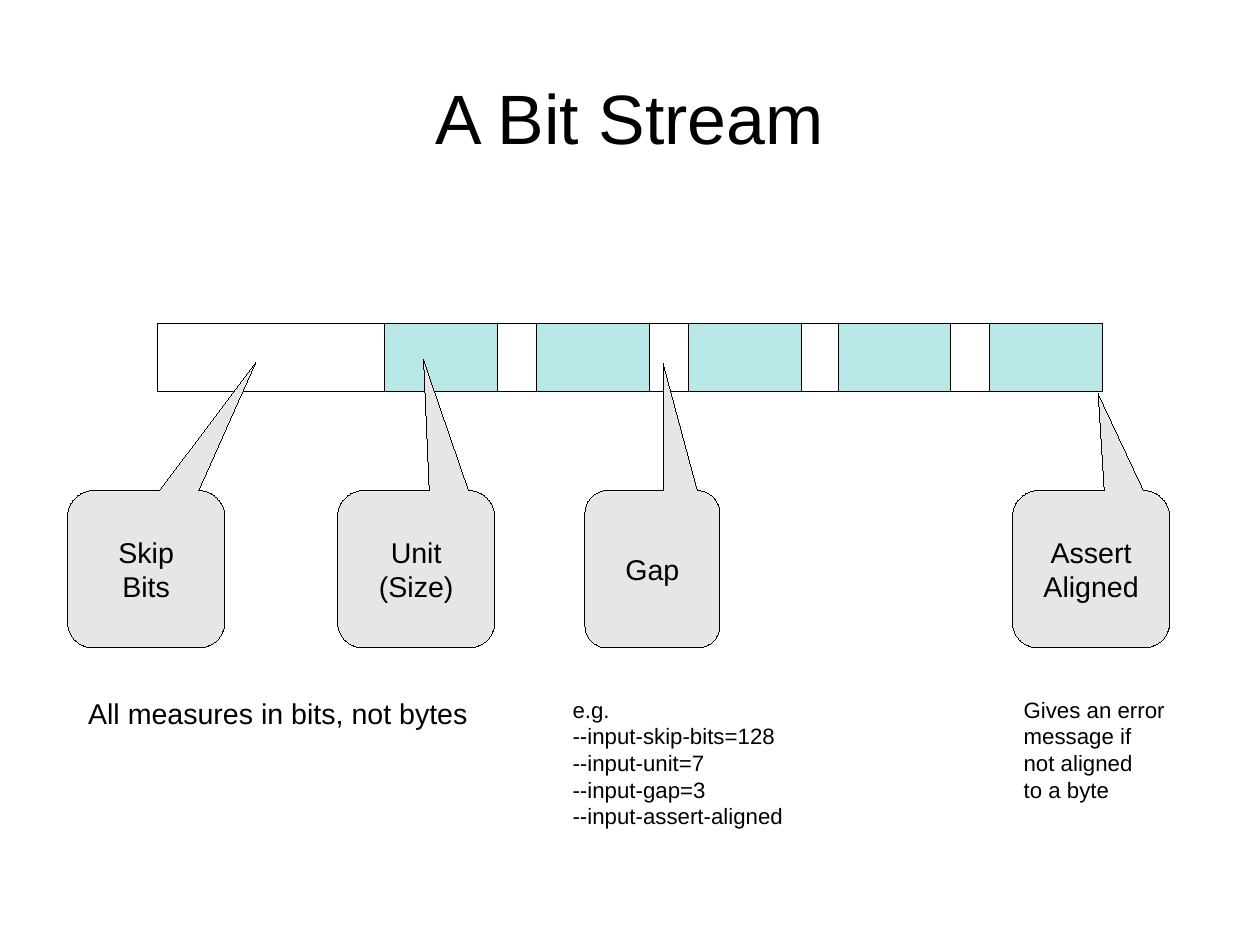
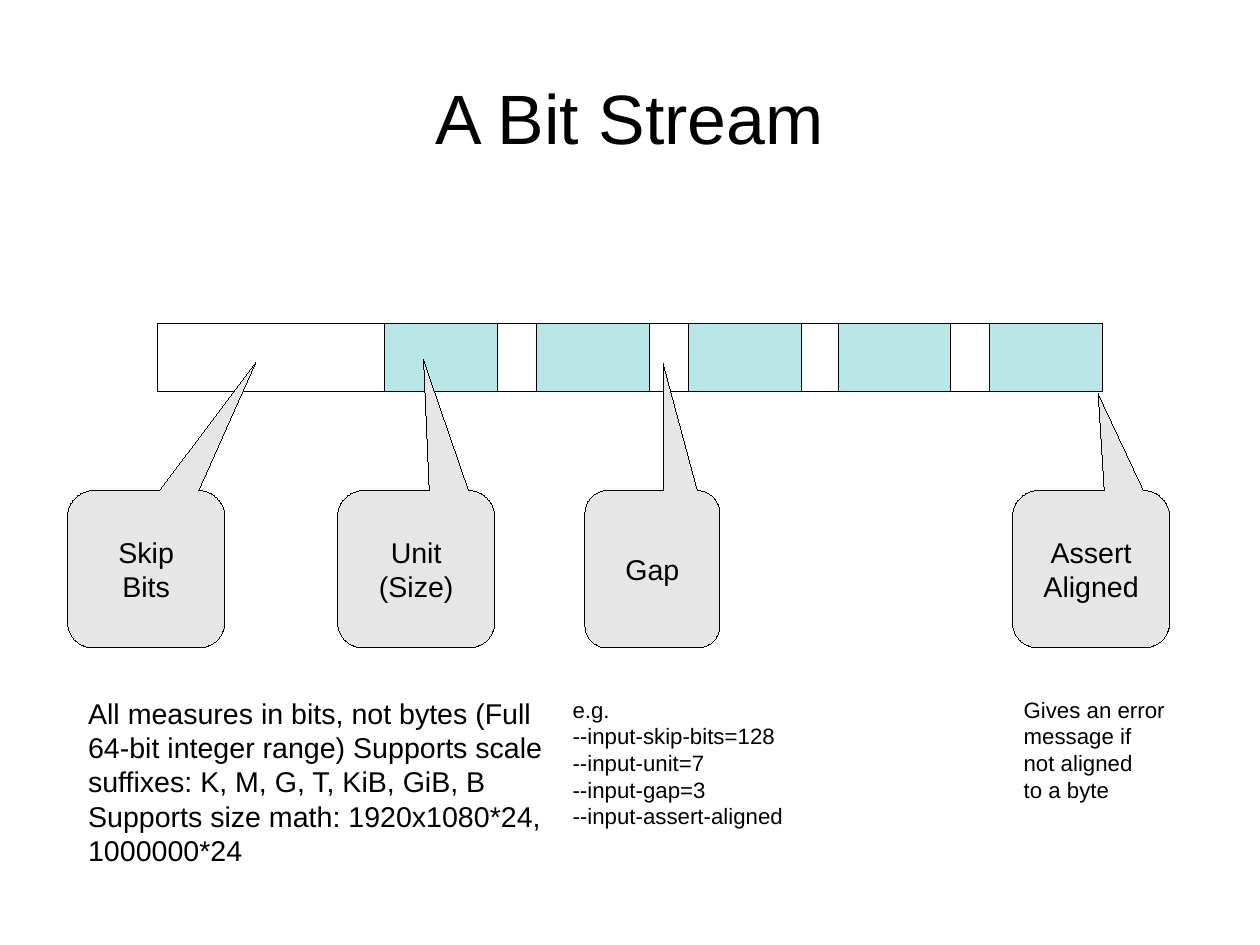
Before and after one commit to e-t-u/bdd, a slide deck: slide 2 of docs/Presentation.odp. Drawn at 1260x945 pixels with LibreOffice and Linux fonts; fonts in the diff are those of the drawing. Boxes give left, top, right and bottom in pixels: in the first picture for what was removed or moved away, otherwise in the second. Text is boxed around its words. In the diff, an @@ line names an element or a change of style, - is before the commit and + after.

```diff
--- a/docs/Presentation.odp
+++ b/docs/Presentation.odp
@@ text at (88,703,542,862): text changed @@
-All measures in bits, not bytes
+All measures in bits, not bytes (Full 64-bit integer range) Supports scale suffixes: K, M, G, T, KiB, GiB, B Supports size math: 1920x1080*24, 1000000*24
```
Also in this commit, not shown: 8 other slides changed, 5 slides added, 2 slides removed, 2 other files.
